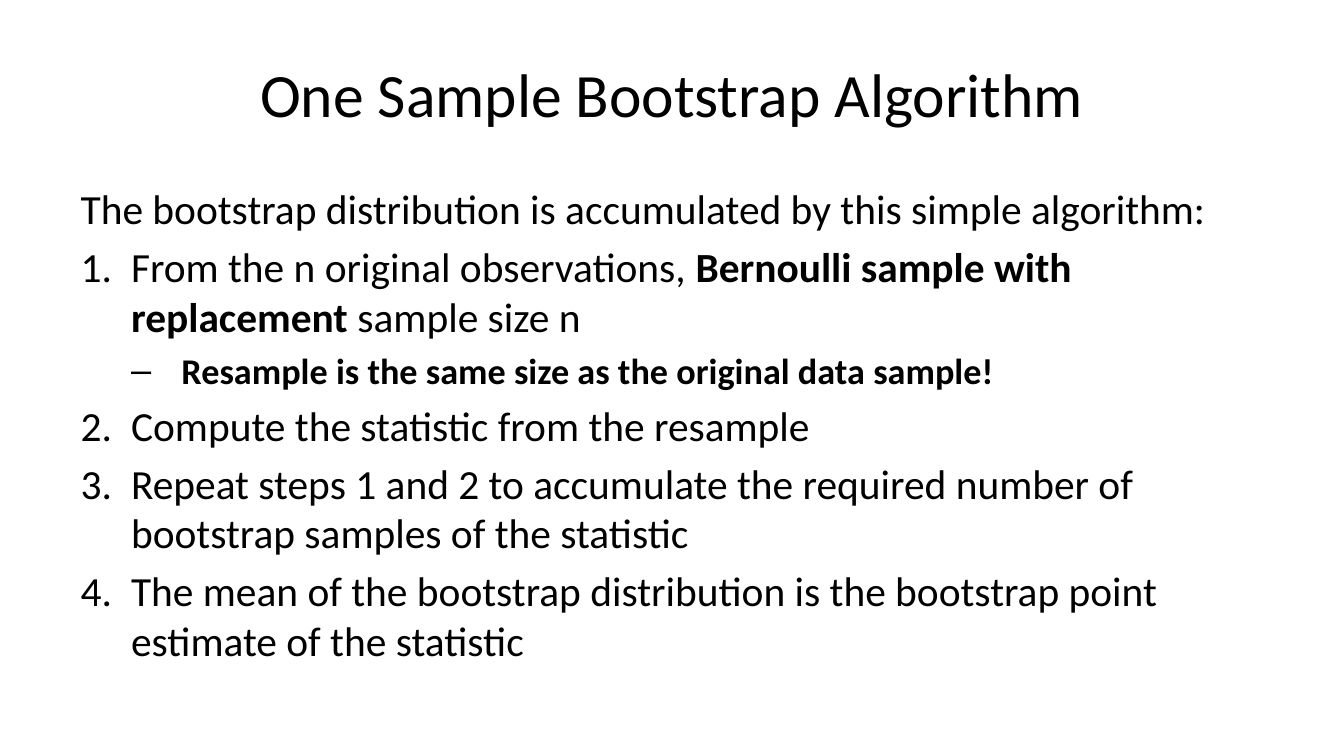
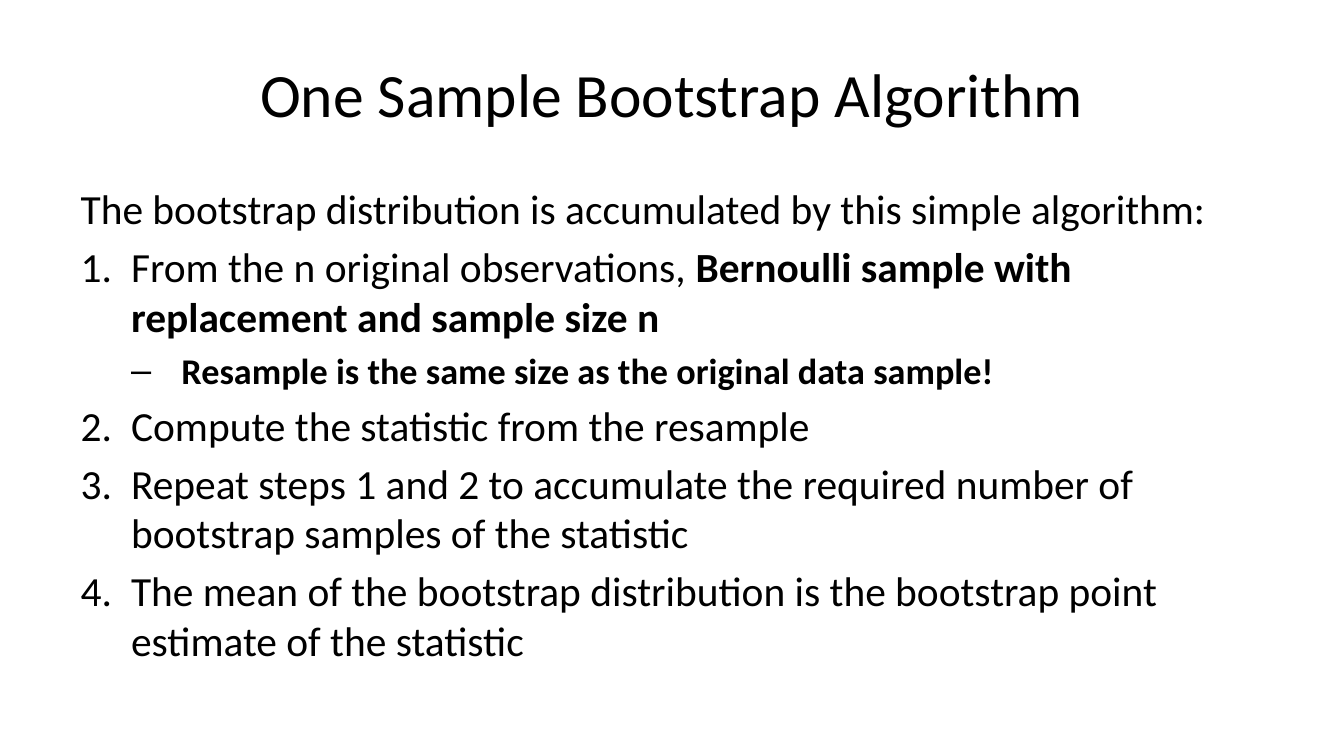
Before and after one commit to StephenElston/CSCI-E-83, a slide deck: slide 11 of LectureSlides/06b_IntroductionToBootstrap.pptx. Drawn at 1344x756 pixels with LibreOffice and Linux fonts; fonts in the diff are those of the drawing. Boxes give left, top, right and bottom in pixels: in the first picture for what was removed or moved away, otherwise in the second. Text is boxed around its words. In the diff, an @@ line names an element or a change of style, - is before the commit and + after.

```diff
--- a/LectureSlides/06b_IntroductionToBootstrap.pptx
+++ b/LectureSlides/06b_IntroductionToBootstrap.pptx
@@ text at (x1=131, y1=253, x2=1072, y2=339): text changed; bold on @@
-1. From the n original observations, Bernoulli sample with replacement sample size n
+1. From the n original observations, Bernoulli sample with replacement and sample size n
```
Also in this commit, not shown: 6 other slides changed, 1 other file.
